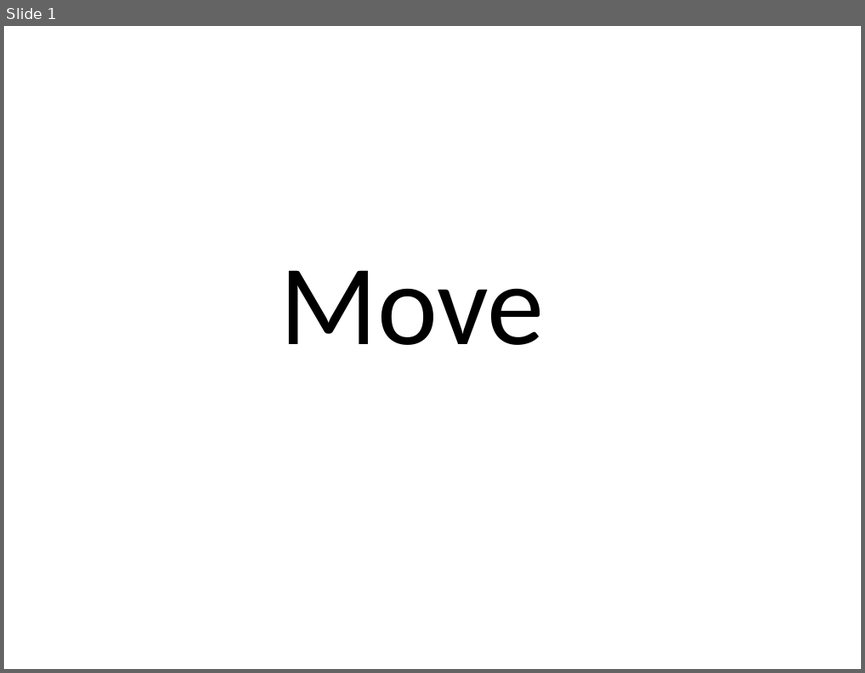
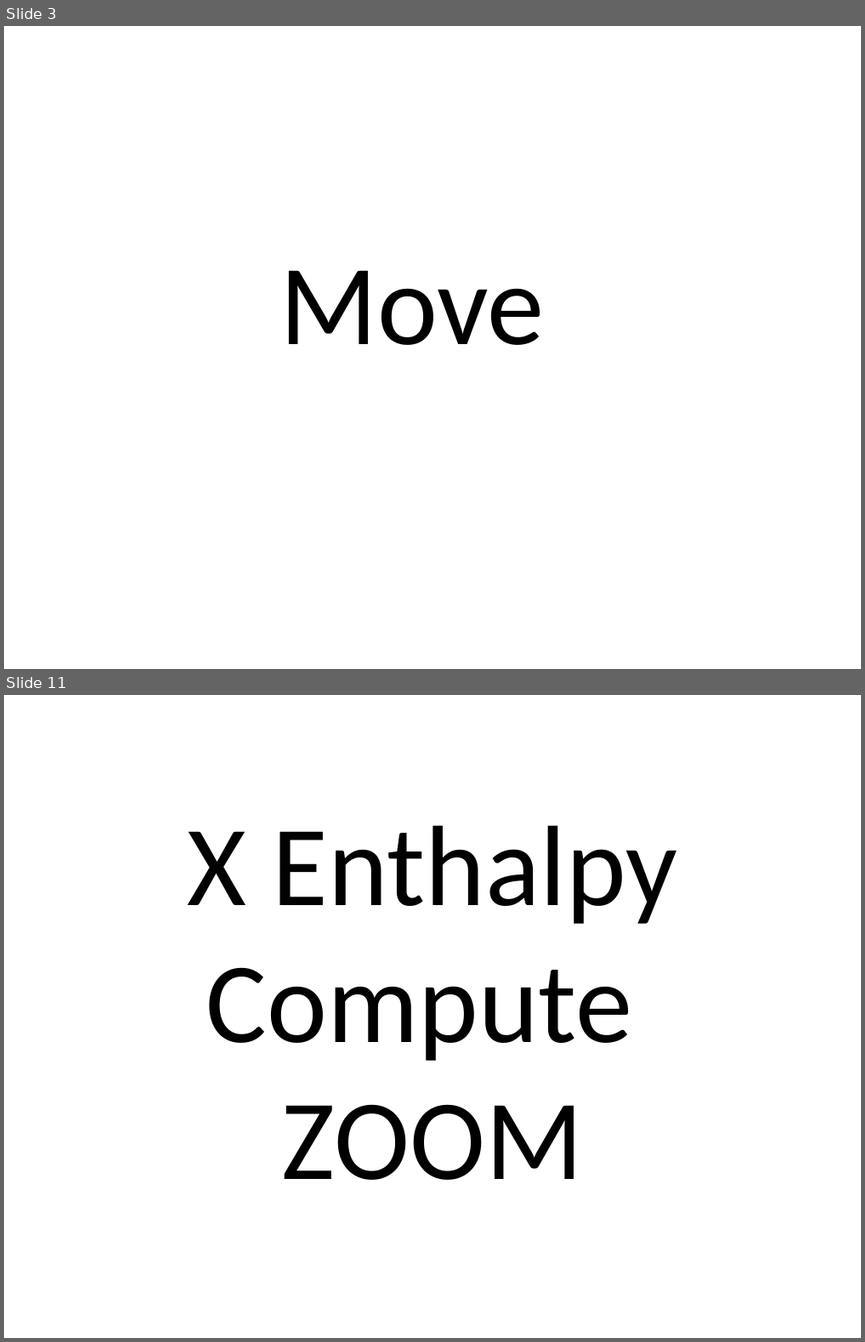
Before and after one commit to ckl67/PAC-Tool, a slide deck: prog_help/EnthalpyDraw.pptx. Shown one above the other, each under a label of ours: slide 1 before the commit, slides 3 and 11 after it; the slides between them are not shown. The pictures are 865x673 and 865x1342 pixels, drawn with LibreOffice and Linux fonts; fonts in the diff are those of the drawing. Boxes give left, top, right and bottom in pixels: in the first picture for what was removed or moved away, otherwise in the second. Text is boxed around its words. In the diff, an @@ line names an element or a change of style, - is before the commit and + after.

Commit message:
Diagram Enthalpy H and P working !!!!

```diff
--- a/prog_help/EnthalpyDraw.pptx
+++ b/prog_help/EnthalpyDraw.pptx
@@ slide 11 added at [4,695,861,1338], background #FFFFFF @@
@@ text added at [188,825,677,1179], 96 pt, text #000000 @@
+X Enthalpy
+Compute
+ZOOM
@@ what was slide 1 is now slide 3 @@
```
Also in this commit, not shown: 9 slides changed, 4 other slides added, 3 slides removed, 10 other files.
